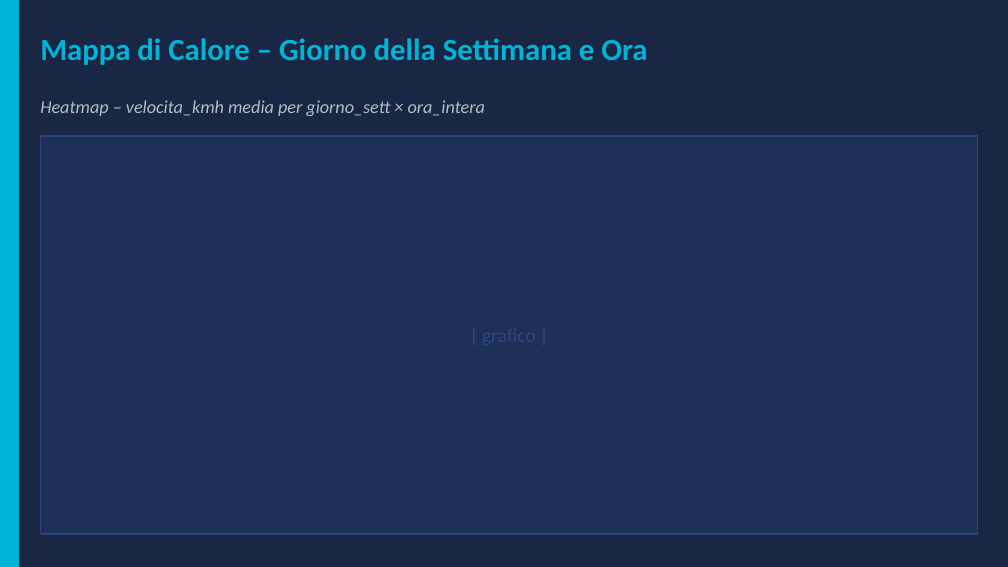
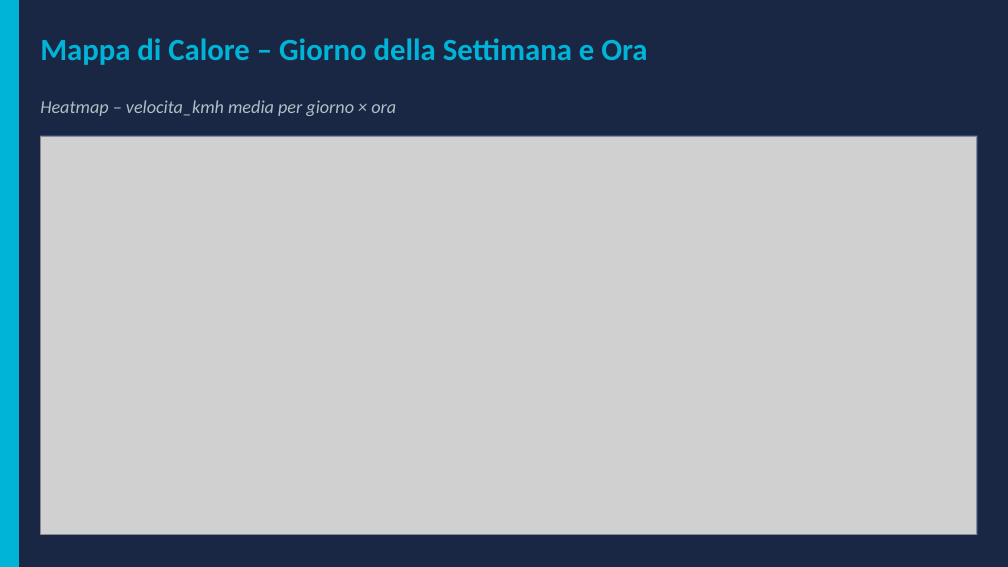
Before and after one commit to pezzandre/dataScience2, a slide deck: slide 5 of speed_monitoring.pptx (slide 6 before the commit). Drawn at 1008x567 pixels with LibreOffice and Linux fonts; fonts in the diff are those of the drawing; grey boxes stand for pictures. Boxes give left, top, right and bottom in pixels: in the first picture for what was removed or moved away, otherwise in the second. Text is boxed around its words. In the diff, an @@ line names an element or a change of style, - is before the commit and + after.

```diff
--- a/speed_monitoring.pptx
+++ b/speed_monitoring.pptx
@@ text at (40, 100, 396, 116): text changed @@
-Heatmap – velocita_kmh media per giorno_sett × ora_intera
+Heatmap – velocita_kmh media per giorno × ora
@@ picture added at (40, 136, 977, 534) @@
```
Also in this commit, not shown: 6 other slides changed, 2 slides removed, 1 other file.
